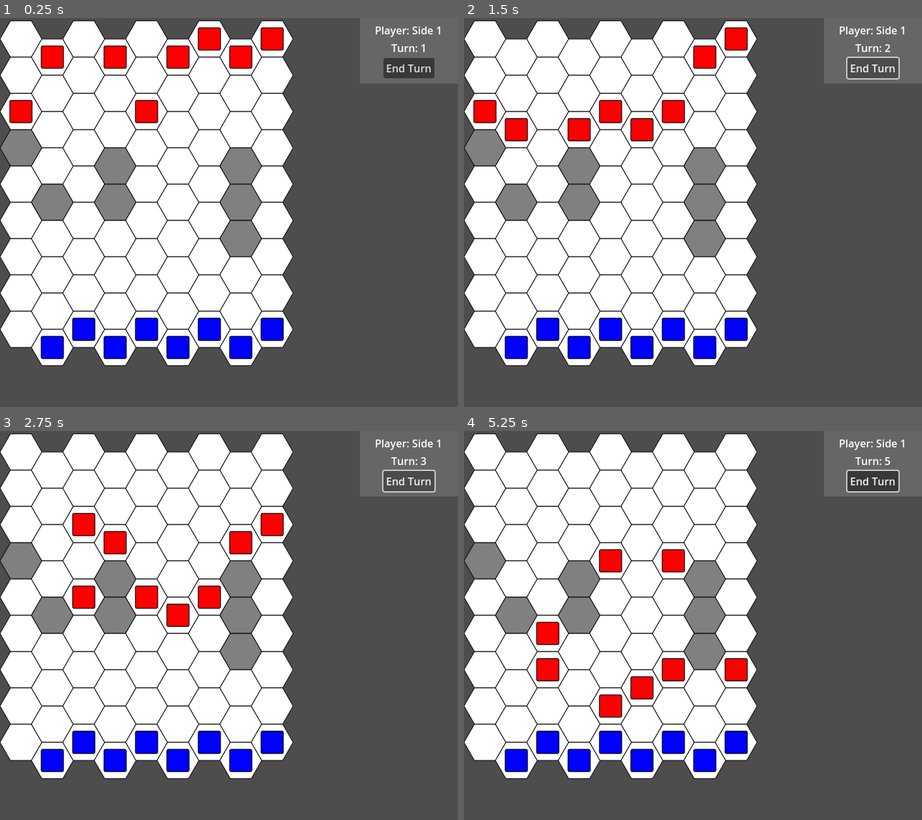
Above: before the commit, frames 1-4 (two rows, left to right).
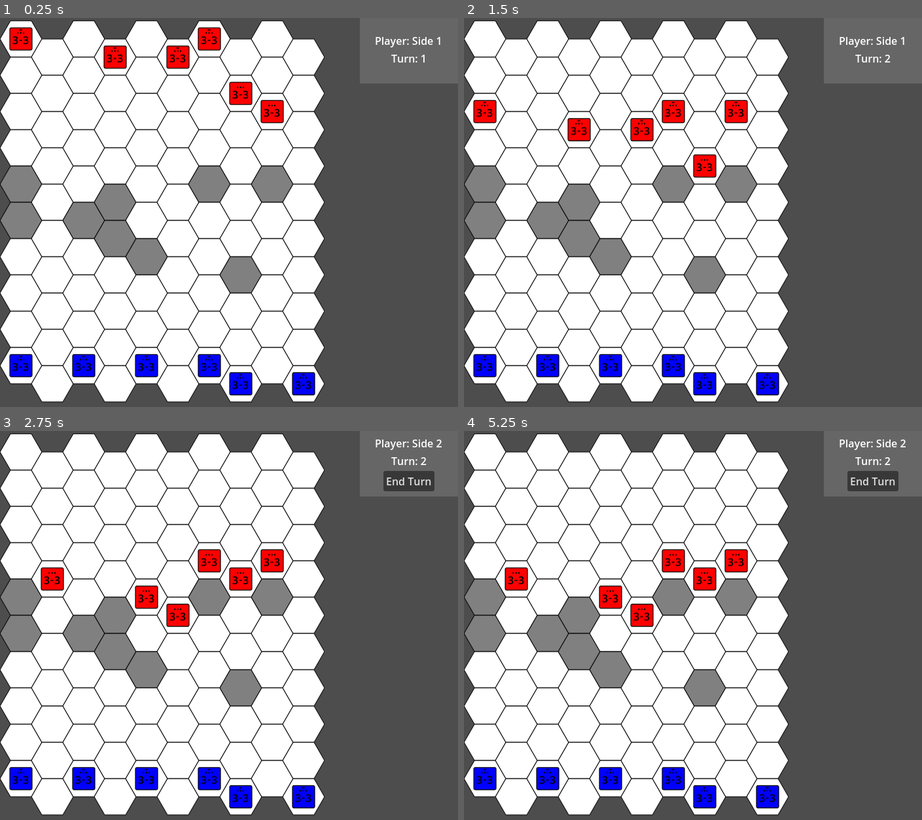
Above: after the commit, the same moments.

Repository: Bly7/1-week-wargame
Game: Godot game, scene res://main.tscn
The game is run twice, just before and just after one commit, with the same random seed, the same clock (stepped at 60 frames per second) and the same inputs.
Inputs (mouse positions are in pixels of both pictures, inside the frame that each line leads up to):
- Up to frame 1 (0.25 s): no input
- Up to frame 2 (1.5 s): click (871, 68) at 0.5 s, where only the run before the commit has a clickable "End Turn"; click "End Turn" at 1.25 s
- Up to frame 3 (2.75 s): click (407, 481) at 2 s, where only the run before the commit has a clickable "End Turn"
- Up to frame 4 (5.25 s): move the mouse to (793, 606) at 2.77 s; click (793, 606) at 2.92 s; tap Enter at 3.5 s; move the mouse to (601, 648) at 3.52 s; click (601, 648) at 3.67 s; move the mouse to (738, 539) at 4.27 s; click (738, 539) at 4.42 s; tap Space at 5 s; move the mouse to (670, 707) at 5.02 s; click (670, 707) at 5.17 s

The runs differ from the first frame. In frame 1, 27% of the frame differs, in the area x 0-97%, y 2-99%; in frame 2, 26%; in frame 3, 26%; in frame 4, 27%.

Commit message:
Add move path visualization and sound effects
Introduced move path visualization for units using a new UiMovePath component, updated unit graphics to display stats, and added sound effects for movement and successful attacks. Refactored unit logic to support current attack/defense stats, improved UI feedback, and reorganized map setup. Also included new audio resources and updated scene files to integrate these features.

Diff:
--- a/AI/AI.gd
+++ b/AI/AI.gd
@@ -4,7 +4,7 @@
 
 var end_turn_callable: Callable
 
-var time_per_move: float = 0.1  # Time delay between moves
+@export var time_per_move: float = 0.1  # Time delay between moves
 var time_remaining: float = 0.0
 
 var units_left_to_move: Array = []
@@ -92,6 +92,8 @@
 			var enemy_tile = map.getTileAtPixel(closest_enemy.position)
 			path = map.getPathBetweenTiles(current_tile, enemy_tile, units)
 
+		path.pop_front()  # remove current tile
+
 		# Move along the path if possible
 		for next_tile in path:
 			var moved = unit.moveToTile(map, next_tile, units)
--- a/Map/map.gd
+++ b/Map/map.gd
@@ -27,6 +27,9 @@
 	# Clear existing tiles
 	for child in get_children():
 		child.queue_free()
+
+	# Clear the tile map array
+	tile_map.clear()
 
 	# Create new tiles
 	for x in range(map_size.x):
--- /dev/null
+++ b/Sounds/move_sound.tres
@@ -0,0 +1,8 @@
+[gd_resource type="AudioStreamRandomizer" load_steps=2 format=3 uid="uid://disv17id42qnt"]
+
+[ext_resource type="AudioStream" uid="uid://bme2bhxdsuvkh" path="res://Sounds/fast_slide.mp3" id="1_qcjsh"]
+
+[resource]
+random_pitch = 1.15
+streams_count = 1
+stream_0/stream = ExtResource("1_qcjsh")
--- /dev/null
+++ b/Sounds/successful_attack_sound.tres
@@ -0,0 +1,8 @@
+[gd_resource type="AudioStreamRandomizer" load_steps=2 format=3 uid="uid://uy1pg0b8lsoj"]
+
+[ext_resource type="AudioStream" uid="uid://c8gkf38i4cjfr" path="res://Sounds/metal_slice.mp3" id="1_3lyeq"]
+
+[resource]
+random_pitch = 1.15
+streams_count = 1
+stream_0/stream = ExtResource("1_3lyeq")
--- a/UI/uiEndTurn/uiEndTurn.gd
+++ b/UI/uiEndTurn/uiEndTurn.gd
@@ -20,3 +20,9 @@
 
 func setTurnNumber(turn_number: int) -> void:
 	turn_text.text = "Turn: " + str(turn_number)
+
+func hideEndTurnButton() -> void:
+	end_turn_button.visible = false
+
+func showEndTurnButton() -> void:
+	end_turn_button.visible = true
--- /dev/null
+++ b/UI/uiMovePath/uiMovePath.gd
@@ -0,0 +1,19 @@
+extends Control
+
+@onready var line = $Line2D
+
+func _ready():
+	pass # Replace with function body.
+
+func clearPath():
+	# Clear existing points
+	line.clear_points()
+
+func setPath(tile_path: Array):
+	# Clear existing points
+	clearPath()
+
+	# Create new points
+	for tile in tile_path:
+		var tile_center = tile.getCenterOfTile()
+		line.add_point(tile_center)
--- /dev/null
+++ b/UI/uiMovePath/uiMovePath.tscn
@@ -0,0 +1,16 @@
+[gd_scene load_steps=2 format=3 uid="uid://drwo2kw0u58i0"]
+
+[ext_resource type="Script" uid="uid://qrplnhfapan0" path="res://UI/uiMovePath/uiMovePath.gd" id="1_6f4o8"]
+
+[node name="UiMovePath" type="Control"]
+layout_mode = 3
+anchors_preset = 15
+anchor_right = 1.0
+anchor_bottom = 1.0
+grow_horizontal = 2
+grow_vertical = 2
+script = ExtResource("1_6f4o8")
+
+[node name="Line2D" type="Line2D" parent="."]
+width = 5.0
+default_color = Color(1, 0, 0, 1)
--- a/UI/uiUnitInfo/uiUnitInfo.gd
+++ b/UI/uiUnitInfo/uiUnitInfo.gd
@@ -14,9 +14,9 @@
 	# Set Health Points
 	health_points_text.text = "Health Points: " + str(unit.health_points)
 	# Set Attack Power
-	attack_power_text.text = "Attack Power: " + str(unit.attack_power)
+	attack_power_text.text = "Attack Power: " + str(unit.current_attack_power)
 	# Set Defense Power
-	defense_power_text.text = "Defense Power: " + str(unit.defense_power)
+	defense_power_text.text = "Defense Power: " + str(unit.current_defense_power)
 
 func setVisibility(new_visiblility: bool) -> void:
 	self.visible = new_visiblility
--- a/Unit/unit.gd
+++ b/Unit/unit.gd
@@ -12,20 +12,70 @@
 
 # Attack and defense power of the unit
 @export var attack_power: int = 1
+var current_attack_power: int = attack_power
 @export var defense_power: int = 1
+var current_defense_power: int = defense_power
 
 # Current move points available, might change this to action points later
 @onready var move_points: int = 0
 
+# Current move path for visualization
+var move_path: Array = []
+
+# Graphical Objects
+@onready var sprite: Sprite2D = $Sprite2D
+@onready var attack_label: Label = $AttackLabel
+@onready var defense_label: Label = $DefenseLabel
+@onready var health_label: Label = $HealthLabel
+@onready var unmoved_label: Label = $UnmovedLabel
+
+# Audio Objects
+@onready var move_sound: AudioStreamPlayer = $MoveSound
+@onready var successful_attack_sound: AudioStreamPlayer = $SuccessfulAttackSound
+
 func _ready():
 	resetMovePoints()
+	updateStats()
+	updateGraphics()
 
 func resetMovePoints():
 	# Initialize move points
 	move_points = move_range
 
+	# Reset move path
+	move_path.clear()
+
+	# Update graphics
+	updateGraphics()
+
+func updateStats():
+	current_attack_power = attack_power * health_points
+	current_defense_power = defense_power * health_points
+
+	updateGraphics()
+
+func updateGraphics():
+	# Update the Attack and Defense labels
+	attack_label.text = str(current_attack_power)
+	defense_label.text = str(current_defense_power)
+
+	# Update the Health label with dots representing health points
+	var health_dots = ""
+	for dot in range(health_points):
+		health_dots += "."
+
+	health_label.text = health_dots
+
+	# Update the Unmoved label visibility
+	unmoved_label.visible = hasMoved() == false and canAct()
+
+# Check if the unit can act (has move points and health)
 func canAct() -> bool:
 	return move_points > 0 and health_points > 0
+
+# Check if the unit has moved this turn
+func hasMoved() -> bool:
+	return move_points < move_range
 
 # Get all tiles this unit can move to considering other units' positions
 func getAllMoveableTiles(map: Map, units: Array) -> Array:
@@ -60,6 +110,11 @@
 
 # Move the unit to a specific tile if within move points
 func moveToTile(map: Map, tile: Tile, units: Array) -> bool:
+	# test if the tile is the same tile the unit is currently on
+	var current_tile = map.getTileAtPixel(position)
+	if current_tile == tile:
+		return false
+
 	# Get all moveable tiles
 	var moveable_tiles = getAllMoveableTiles(map, units)
 
@@ -71,14 +126,27 @@
 	var distance = map.distanceBetweenTiles(map.getTileAtPixel(position).getLocation(), tile.getLocation())
 	move_points -= distance
 
+	# Update the move path for visualization
+	var path = map.getPathBetweenTiles(map.getTileAtPixel(position), tile, units)
+	for path_tile in path:
+		move_path.append(path_tile)
+
 	# Move the unit to the tile's center position
 	position = tile.getCenterOfTile()
 
+	# Update graphics
+	updateGraphics()
+
+	# Play Sound Effect (if any)
+	move_sound.play()
+
 	return true
 
 # Set the unit's color
 func setColor(color: Color):
-	var sprite = $Sprite2D
+	if sprite == null:
+		sprite = $Sprite2D
+
 	sprite.modulate = color
 
 # Highlight tiles within the unit's move range
@@ -106,12 +174,25 @@
 
 # Highlight attackable units within attack range
 func highlightAttackableUnits(map: Map, units: Array):
+	# if the unit cannot act, return
+	if not canAct():
+		return
+
 	# Highlight units on those tiles
 	for unit in units:
+		# Skip invalid units
+		if not is_instance_valid(unit):
+			continue
+
+
 		var unit_tile = map.getTileAtPixel(unit.position)
 		if unit_tile != null:
 			map.highlightTile(unit_tile, Color(1, 0, 0).lerp(Color(1, 1, 1), 0.5)) # Highlight tile in red
 
+# Set the move path for visualization
+func getMovePath() -> Array:
+	return move_path
+
 # Check if this unit can attack another unit
 func canAttackUnit(target_unit: Unit, map: Map) -> bool:
 	var can_attack = true
@@ -127,30 +208,56 @@
 
 	return can_attack
 
+func applyDamage(damage: int):
+	health_points -= damage
+	if health_points < 0:
+		health_points = 0
+
+	# Update graphics and stats
+	updateGraphics()
+	updateStats()
+
+	if health_points <= 0:
+		# Target unit is defeated, remove it from the game
+		queue_free()
+		return
+
 # Attack another unit
 # Might want to move this to the main script later
 func attackUnit(target_unit: Unit):
+	# if the unit hasn't moved this turn, give attack bonus
+	var attack_bonus = 0
+	if move_points == move_range:
+		attack_bonus = 1
+
+	# if the target unit hasn't moved this turn, give defense bonus
+	var defense_bonus = 0
+	if target_unit.move_points == target_unit.move_range:
+		defense_bonus = 1
+
 	# empty move points
 	move_points = 0
 
 	# Roll to see if attack hits
-	var attack_roll = randi_range(1, 6) + attack_power
-	var defense_roll = randi_range(1, 6) + target_unit.defense_power
+	var attack_roll = randi_range(1, 6) + current_attack_power + attack_bonus
+	var defense_roll = randi_range(1, 6) + target_unit.current_defense_power + defense_bonus
 
 	if attack_roll < defense_roll:
+		# counterattack logic
+		if target_unit.hasMoved() == false:
+			# Target unit gets a counterattack if it hasn't moved
+			target_unit.attackUnit(self)
+
 		# Attack missed
 		return
+
+	# Update graphics
+	updateGraphics()
+	updateStats()
 
 	# Simple attack logic: reduce target's health by attacker's attack power minus target's defense power
 	var damage = 1
-	target_unit.health_points -= damage
-
-	# If health gets to 1, pull back unit, don't implement right now
-
-	# Ensure health doesn't go below zero
-	if target_unit.health_points < 0:
-		target_unit.health_points = 0
-
-	if target_unit.health_points == 0:
-		# Target unit is defeated, remove it from the game
-		target_unit.queue_free()
+	target_unit.applyDamage(damage)
+
+	# Play Sound Effect (if any)
+	successful_attack_sound.play()
--- a/Unit/unit.tscn
+++ b/Unit/unit.tscn
@@ -1,7 +1,8 @@
-[gd_scene load_steps=3 format=3 uid="uid://cr7xklypp7juc"]
+[gd_scene load_steps=4 format=3 uid="uid://cr7xklypp7juc"]
 
 [ext_resource type="Script" uid="uid://tj5w2xdbxth0" path="res://Unit/unit.gd" id="1_c0ino"]
 [ext_resource type="Texture2D" uid="uid://e63t4lewjb7o" path="res://Unit/unit.png" id="1_tuymw"]
+[ext_resource type="AudioStream" uid="uid://disv17id42qnt" path="res://Sounds/move_sound.tres" id="3_6w0sq"]
 
 [node name="Unit" type="Node2D"]
 script = ExtResource("1_c0ino")
@@ -10,3 +11,60 @@
 position = Vector2(1.9073486e-06, 1.9073486e-06)
 scale = Vector2(0.640625, 0.640625)
 texture = ExtResource("1_tuymw")
+
+[node name="SeparatorLabel" type="Label" parent="."]
+offset_left = -3.0
+offset_top = -11.0
+offset_right = 3.0
+offset_bottom = 12.0
+theme_override_colors/font_color = Color(0, 0, 0, 1)
+text = "-"
+horizontal_alignment = 1
+vertical_alignment = 1
+
+[node name="AttackLabel" type="Label" parent="."]
+offset_left = -15.0
+offset_top = -10.0
+offset_right = -1.0
+offset_bottom = 13.0
+theme_override_colors/font_color = Color(0, 0, 0, 1)
+text = "2"
+horizontal_alignment = 1
+vertical_alignment = 1
+
+[node name="DefenseLabel" type="Label" parent="."]
+offset_left = 1.0
+offset_top = -10.0
+offset_right = 15.0
+offset_bottom = 13.0
+theme_override_colors/font_color = Color(0, 0, 0, 1)
+text = "2"
+horizontal_alignment = 1
+vertical_alignment = 1
+
+[node name="HealthLabel" type="Label" parent="."]
+offset_left = -15.0
+offset_top = -26.0
+offset_right = 15.0
+offset_bottom = -3.0
+theme_override_colors/font_color = Color(0, 0, 0, 1)
+text = "..."
+horizontal_alignment = 1
+vertical_alignment = 1
+
+[node name="UnmovedLabel" type="Label" parent="."]
+offset_left = -5.0
+offset_top = -27.0
+offset_right = 6.0
+offset_bottom = -4.0
+theme_override_colors/font_color = Color(0, 0, 0, 1)
+text = "-"
+horizontal_alignment = 1
+vertical_alignment = 1
+
+[node name="MoveSound" type="AudioStreamPlayer" parent="."]
+stream = ExtResource("3_6w0sq")
+
+[node name="SuccessfulAttackSound" type="AudioStreamPlayer" parent="."]
+volume_db = -0.24
+pitch_scale = 0.8
--- a/main.gd
+++ b/main.gd
@@ -38,6 +38,7 @@
 @onready var ui_unit_info: Control = $CanvasLayer/UiUnitInfo
 @onready var ui_end_turn: Control = $CanvasLayer/UiEndTurn
 @onready var ui_game_over: Control = $CanvasLayer/UiGameOver
+@onready var ui_move_path: Control = $CanvasLayer/UiMovePath
 
 # Input handling
 
@@ -46,20 +47,6 @@
 
 
 func _ready():
-	# Set up the map
-	map.setMapSize(Vector2(9, 9))
-	map.placeTiles()
-
-	for tile_number in range(10):
-		# Randomly block some tiles in the middle area
-		var rand_x = randi_range(0, map.getWidth() - 1)
-		var rand_y = randi_range(3, map.getHeight() - 4)
-
-		# Set the tile as blocked
-		var tile = map.getTileAtGrid(Vector2(rand_x, rand_y))
-		if tile != null:
-			tile.setBlocked(true)
-
 	# Setup AI
 	if ai != null:
 		ai.setEndTurnCallable(endTurn)
@@ -88,6 +75,9 @@
 	if (current_side == 1 and side1_ai) or (current_side == 2 and side2_ai):
 		# Make AI moves and end turn
 		ai.makeMoves(delta, units, map, current_side)
+		ui_end_turn.hideEndTurnButton()
+	else:
+		ui_end_turn.showEndTurnButton()
 
 	# Update timer for periodic updates
 	update_timer -= delta
@@ -169,6 +159,9 @@
 				# Highlight the selected unit's tile
 				map.highlightTile(tile, Color(1, 1, 0).lerp(Color(1, 1, 1), 0.5)) # Highlight in yellow
 
+				# Draw the move path for the selected unit
+				drawMovePathForUnit(selected_unit)
+
 			else:
 				# Deselect any selected unit and hide UI
 				if selected_unit != null:
@@ -180,13 +173,19 @@
 					selected_unit = null
 					ui_unit_info.setVisibility(false)
 					map.resetAllTileHighlights()
-
+					ui_move_path.clearPath()
 
 		# Right mouse button click
 		if event.pressed and event.button_index == MOUSE_BUTTON_RIGHT:
 			pass
 
-
+# Draw the move path for a unit
+func drawMovePathForUnit(unit: Unit) -> void:
+	if unit == null:
+		return
+
+	var move_path = unit.getMovePath()
+	ui_move_path.setPath(move_path)
 
 func startGame() -> void:
 	# Reset game state variables
@@ -195,6 +194,9 @@
 	game_over = false
 	winning_side = 0
 
+	# Set up the map
+	setUpMap()
+
 	# Set up units on the map
 	setUpUnits()
 
@@ -206,6 +208,8 @@
 	ui_end_turn.setTurnNumber(turn_number)
 
 	ui_game_over.setVisibility(false)
+
+	ui_move_path.clearPath()
 
 
 func endTurn() -> void:
@@ -232,6 +236,20 @@
 	ui_end_turn.setPlayerName("Side " + str(current_side))
 	ui_end_turn.setTurnNumber(turn_number)
 
+func setUpMap() -> void:
+	# Set up the map size and tiles
+	map.setMapSize(Vector2(10, 10))
+	map.placeTiles()
+
+	# Randomly block some tiles in the middle area
+	for tile_number in range(10):
+		var rand_x = randi_range(0, map.getWidth() - 1)
+		var rand_y = randi_range(3, map.getHeight() - 4)
+
+		var tile = map.getTileAtGrid(Vector2(rand_x, rand_y))
+		if tile != null:
+			tile.setBlocked(true)
+
 func setUpUnits():
 	# clear existing units
 	for unit in units:
--- a/main.tscn
+++ b/main.tscn
@@ -7,17 +7,21 @@
 [ext_resource type="PackedScene" uid="uid://c2742k8i62c7h" path="res://AI/AI.tscn" id="4_272bh"]
 [ext_resource type="PackedScene" uid="uid://31mxrlofqlnm" path="res://UI/uiEndTurn/uiEndTurn.tscn" id="5_lquwl"]
 [ext_resource type="PackedScene" uid="uid://dxxt0y80fcyoi" path="res://UI/uiGameOver/uiGameOver.tscn" id="6_7mycd"]
+[ext_resource type="PackedScene" uid="uid://drwo2kw0u58i0" path="res://UI/uiMovePath/uiMovePath.tscn" id="8_5vw27"]
 
 [node name="Main" type="Node2D"]
 script = ExtResource("1_0xm2m")
 unit_scene = ExtResource("3_h2yge")
-units_per_side = 8
+units_per_side = 6
 
 [node name="Map" parent="." instance=ExtResource("1_ig7tw")]
 
 [node name="AI" parent="." instance=ExtResource("4_272bh")]
+time_per_move = 0.15
 
 [node name="CanvasLayer" type="CanvasLayer" parent="."]
+
+[node name="UiMovePath" parent="CanvasLayer" instance=ExtResource("8_5vw27")]
 
 [node name="UiEndTurn" parent="CanvasLayer" instance=ExtResource("5_lquwl")]
 anchors_preset = 1
Not shown, added: Sounds/fast_slide.mp3.import
Not shown, added: Sounds/metal_slice.mp3.import
Not shown, added: UI/uiMovePath/uiMovePath.gd.uid
Not shown: 1 places in main.tscn that only renumber resources
Not shown, added: Sounds/fast_slide.mp3
Not shown, added: Sounds/metal_slice.mp3
